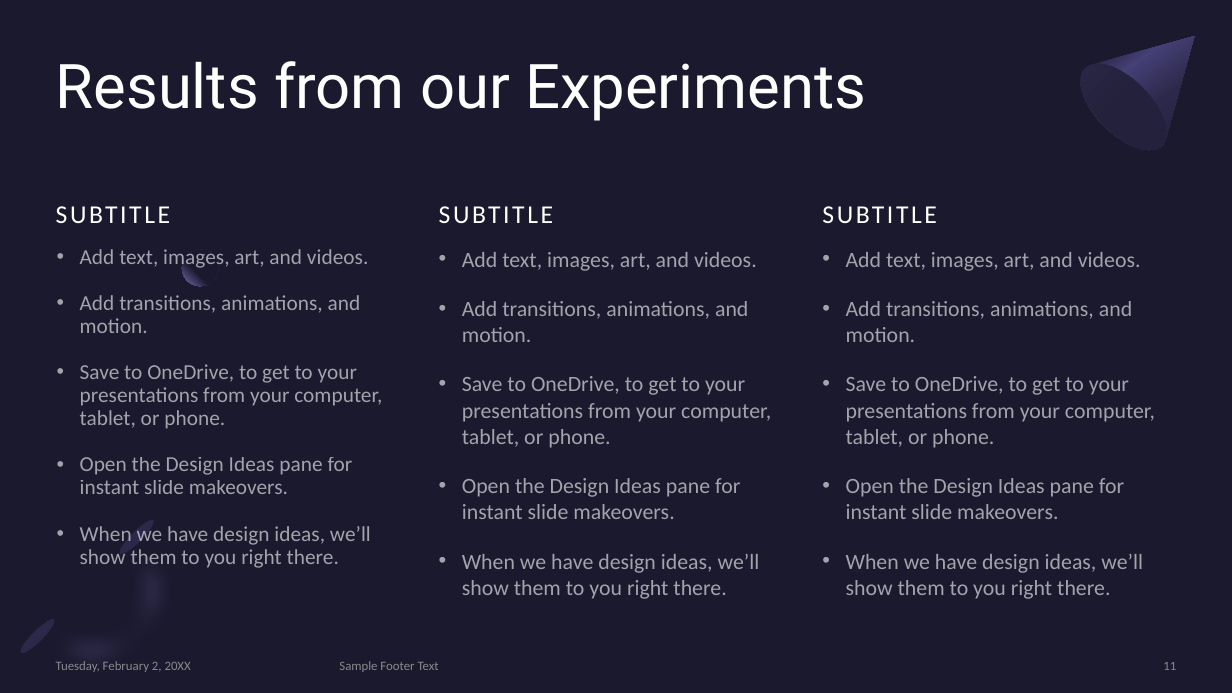
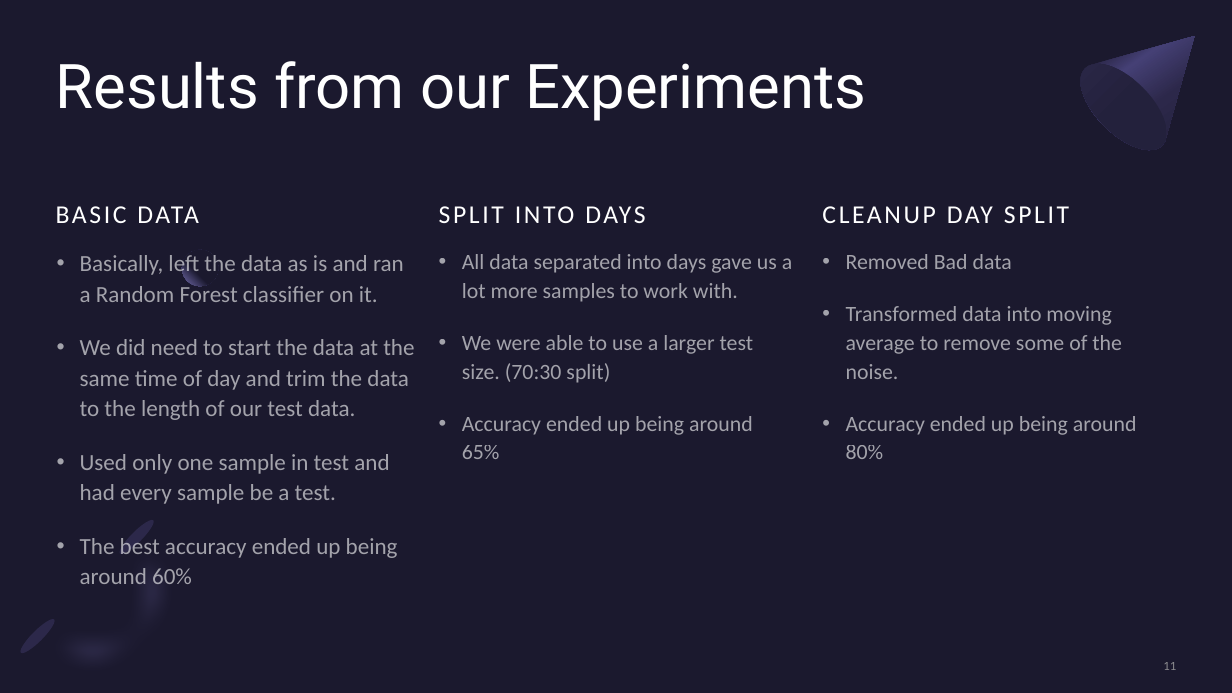
Before and after one commit to davevstorey/CS5080_TS, a slide deck: slide 11 of Classifying Depression with Activity.pptx. Drawn at 1232x693 pixels with LibreOffice and Linux fonts; fonts in the diff are those of the drawing. Boxes give left, top, right and bottom in pixels: in the first picture for what was removed or moved away, otherwise in the second. Text is boxed around its words. In the diff, an @@ line names an element or a change of style, - is before the commit and + after.

```diff
--- a/Classifying Depression with Activity.pptx
+++ b/Classifying Depression with Activity.pptx
@@ text at bbox=[137, 206, 198, 223]: text changed @@
-SUBTITLE
+BASIC DATA
@@ text at bbox=[566, 206, 993, 383]: text changed @@
-SUBTITLE
+CLEANUP DAY SPLIT
@@ text at bbox=[80, 255, 414, 584]: text changed; size 16.6 to 18 pt @@
-• Add text, images, art, and videos.
-• Add transitions, animations, and motion.
-• Save to OneDrive, to get to your presentations from your computer, tablet, or phone.
-• Open the Design Ideas pane for instant slide makeovers.
-• When we have design ideas, we’ll show them to you right there.
+• Basically, left the data as is and ran a Random Forest classifier on it.
+• We did need to start the data at the same time of day and trim the data to the length of our test data.
+• Used only one sample in test and had every sample be a test.
+• The best accuracy ended up being around 60%
@@ text at bbox=[462, 254, 792, 459]: text changed @@
-• Add text, images, art, and videos.
-• Add transitions, animations, and motion.
-• Save to OneDrive, to get to your presentations from your computer, tablet, or phone.
-• Open the Design Ideas pane for instant slide makeovers.
-• When we have design ideas, we’ll show them to you right there.
+• All data separated into days gave us a lot more samples to work with.
+• We were able to use a larger test size. (70:30 split)
+• Accuracy ended up being around 65%
@@ text at bbox=[627, 254, 707, 273]: text changed @@
-SUBTITLE
+SPLIT INTO DAYS
@@ text at bbox=[846, 254, 1137, 459]: text changed @@
-• Add text, images, art, and videos.
-• Add transitions, animations, and motion.
-• Save to OneDrive, to get to your presentations from your computer, tablet, or phone.
-• Open the Design Ideas pane for instant slide makeovers.
-• When we have design ideas, we’ll show them to you right there.
+• Removed Bad data
+• Transformed data into moving average to remove some of the noise.
+• Accuracy ended up being around 80%
@@ text removed at bbox=[56, 661, 191, 672] @@
-Tuesday, February 2, 20XX
@@ text removed at bbox=[339, 661, 439, 672] @@
-Sample Footer Text
```
Also in this commit, not shown: 5 other slides changed.
